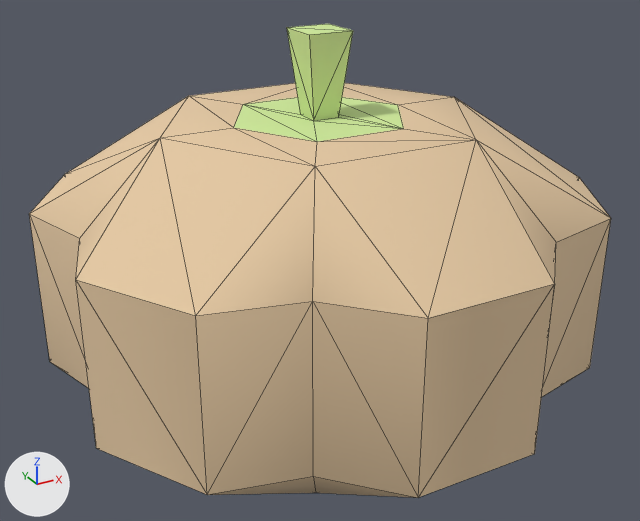
An edit to the glTF model example_game/world/props/crop-pumpkin.prop/model.glb, drawn before and after from the same camera.
The view is the same before and after, from a 50 mm camera at (-0.838, -1.525, 1.092) aimed at (-0.011, -0.022, 0.341). Arrows for +X, +Y and +Z are at lower left; the lights stay in place. The picture after the commit comes second. Mesh edges are drawn as thin lines. Vertices at exactly the same position are counted once.

The first picture shows 'model'.
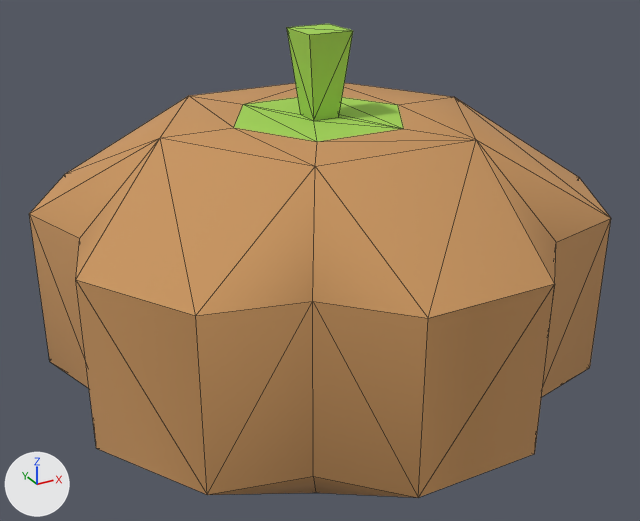
Location of each change, (x1, y1, x2, y2) in pixels of the pictures (640 x 521 px):
part 1 of me_model, recoloured (beige to orange): (29, 83, 611, 498) in both
part 2 of me_model, recoloured (darker): (234, 24, 404, 142) in both

What the commit changed:
me_model has 62 vertices, 120 faces and spans x -0.552..0.552, y -0.565..0.565, z -0.02..0.815.
me_model is used by ob_model.
me_model part 1: 100 faces centred in x -0.534..0.534, y -0.565..0.565, z -0.02..0.645 are repainted in the vertex colours; the middle colour goes from beige #e5c9a3 to orange #c8955f.
me_model part 2: 20 faces centred in x -0.124..0.124, y -0.117..0.117, z 0.645..0.815 are repainted in the vertex colours; the middle colour goes from green #d1eb9c to green #a3d455.
